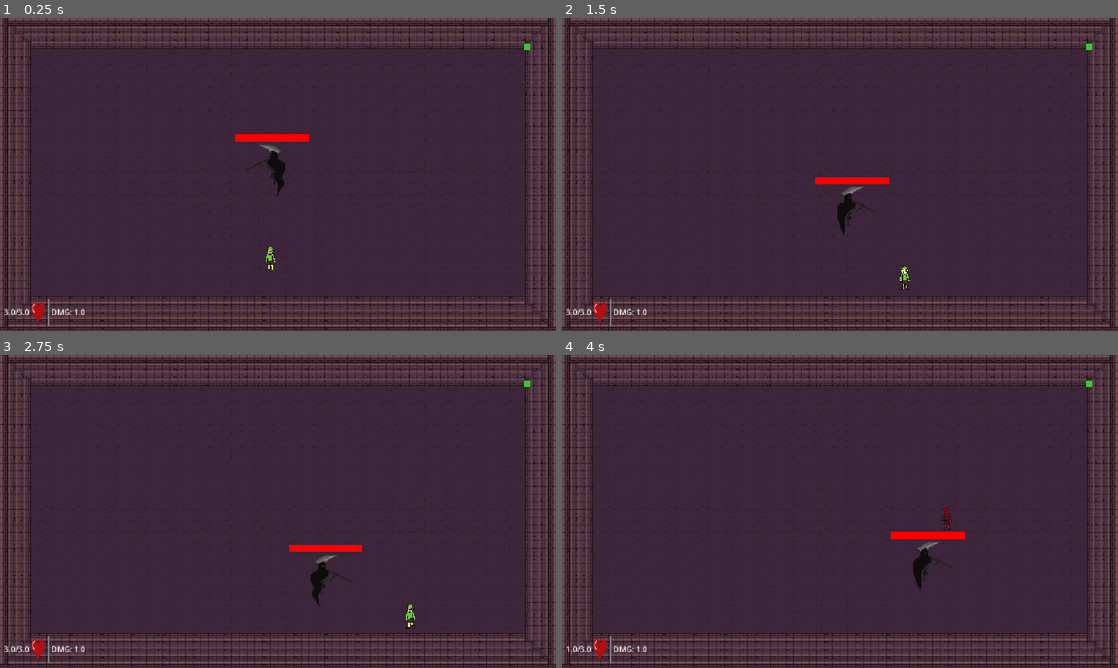
Above: before the commit, frames 1-4 (two rows, left to right).
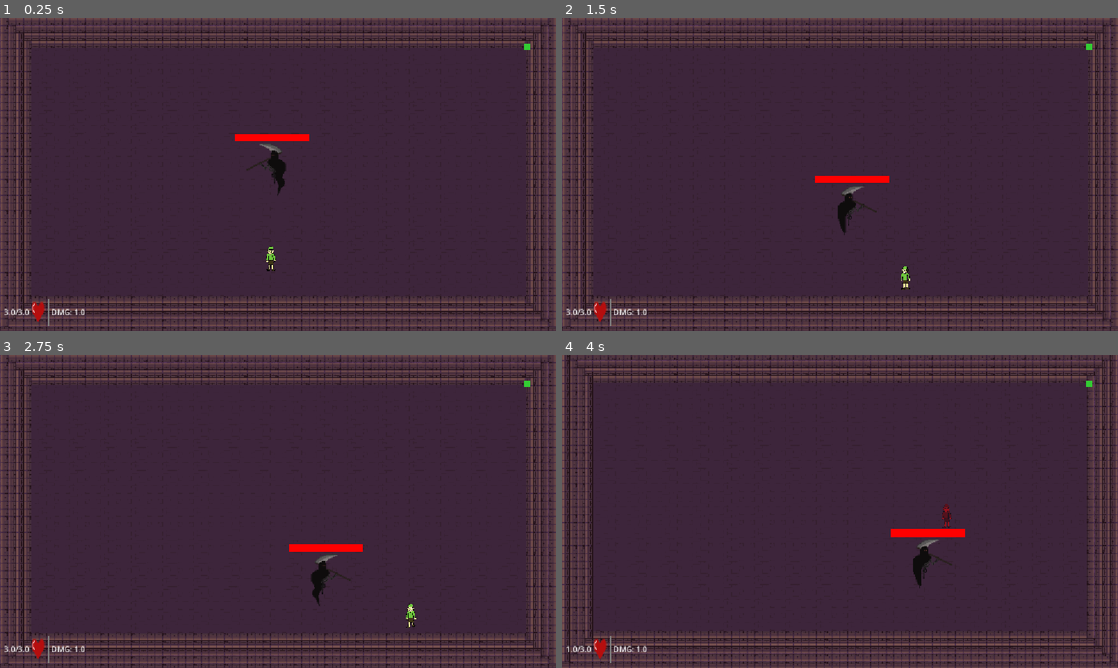
Above: after the commit, the same moments.

Repository: aradaynt/ZeldaRogueLite
Game: Godot game, scene res://scenes/treasure_room_1.tscn
Two runs of this game, one before a commit and one after it. Both use one fixed random seed, a clock stepped at 60 frames per second and the inputs below. This scene is started directly instead of the project's main scene. The engine's default icon, where the game draws it, is replaced by a stand-in: a white triangle on a blue panel in a dark square.
Inputs:
- Up to frame 1 (0.25 s): no input
- Up to frame 2 (1.5 s): tap Enter (ui_accept) at 0.5, 0.77 s; hold Right (ui_right) 0.53-1.28 s; hold E (attack) 0.53-1.28 s; hold Down (ui_down) from 1.28 s (still down); tap E (attack) at 1.35 s
- Up to frame 3 (2.75 s): tap Enter (ui_accept) at 1.52 s; release Down (ui_down) at 2.03 s; hold Right (ui_right) from 2.03 s (still down); hold E (attack) from 2.03 s (still down)
- Up to frame 4 (4 s): release Right (ui_right) at 2.78 s; release E (attack) at 2.78 s; hold Up (ui_up) 2.78-3.53 s; tap E (attack) at 2.85 s; tap Enter (ui_accept) at 3.02, 3.77 s; hold Left (ui_left) from 3.53 s (still down); hold E (attack) from 3.53 s (still down)

The runs differ from the first frame. In frame 1, 6.9% of the frame differs, in the area x 0-100%, y 0-100%; in frame 2, 7.0%; in frame 3, 6.9%; in frame 4, 13%.

Commit message:
Added new boss attacks, added screenshakes, added death particles to enemies

Diff:
--- a/scenes/base_room.tscn
+++ b/scenes/base_room.tscn
@@ -1,10 +1,11 @@
-[gd_scene load_steps=8 format=4 uid="uid://bdsqhf5yaphqs"]
+[gd_scene load_steps=9 format=4 uid="uid://bdsqhf5yaphqs"]
 
 [ext_resource type="Script" uid="uid://cwp4aevm3fupt" path="res://scripts/main.gd" id="1_hy5rx"]
 [ext_resource type="Texture2D" uid="uid://bhfwk8v2qt57o" path="res://assets/images/character and tileset/Dungeon_Tileset.png" id="1_ont3e"]
 [ext_resource type="PackedScene" uid="uid://dl3fxprpu0up7" path="res://scenes/door.tscn" id="2_1tp4b"]
 [ext_resource type="PackedScene" uid="uid://dhrbo4gci2ne6" path="res://scenes/player.tscn" id="3_1tp4b"]
 [ext_resource type="PackedScene" uid="uid://dmtrk3vnwnys" path="res://scenes/pause_menu.tscn" id="5_b8der"]
+[ext_resource type="Script" uid="uid://c6urdywvq8ca3" path="res://scripts/camera_2d.gd" id="6_gdux6"]
 
 [sub_resource type="TileSetAtlasSource" id="TileSetAtlasSource_hy5rx"]
 texture = ExtResource("1_ont3e")
@@ -173,3 +174,7 @@
 position = Vector2(557, 289)
 
 [node name="PauseMenu" parent="." instance=ExtResource("5_b8der")]
+
+[node name="Camera2D" type="Camera2D" parent="."]
+position = Vector2(575, 325)
+script = ExtResource("6_gdux6")
--- /dev/null
+++ b/scenes/death_particles.tscn
@@ -0,0 +1,33 @@
+[gd_scene load_steps=7 format=3 uid="uid://uiheaomeru0d"]
+
+[ext_resource type="Script" uid="uid://ddcwig1jaqdup" path="res://scripts/death_particles.gd" id="1_j5v76"]
+[ext_resource type="Texture2D" uid="uid://dux8mpvu6r3h0" path="res://assets/images/robot000.png" id="1_u27mo"]
+
+[sub_resource type="AtlasTexture" id="AtlasTexture_r62r7"]
+atlas = ExtResource("1_u27mo")
+region = Rect2(3, 57, 14, 8)
+
+[sub_resource type="Curve" id="Curve_j5v76"]
+_data = [Vector2(0, 1), 0.0, 0.0, 0, 0, Vector2(0.97461927, 0), 0.0, 0.0, 0, 0]
+point_count = 2
+
+[sub_resource type="CurveTexture" id="CurveTexture_u27mo"]
+curve = SubResource("Curve_j5v76")
+
+[sub_resource type="ParticleProcessMaterial" id="ParticleProcessMaterial_wka24"]
+particle_flag_disable_z = true
+emission_shape = 1
+emission_sphere_radius = 1.0
+initial_velocity_min = 50.0
+initial_velocity_max = 150.0
+gravity = Vector3(0, 98, 0)
+scale_curve = SubResource("CurveTexture_u27mo")
+
+[node name="DeathParticles" type="GPUParticles2D"]
+emitting = false
+amount = 40
+texture = SubResource("AtlasTexture_r62r7")
+one_shot = true
+explosiveness = 1.0
+process_material = SubResource("ParticleProcessMaterial_wka24")
+script = ExtResource("1_j5v76")
--- a/scenes/player.tscn
+++ b/scenes/player.tscn
@@ -234,7 +234,7 @@
 height = 62.0
 
 [sub_resource type="RectangleShape2D" id="RectangleShape2D_g2els"]
-size = Vector2(33.125, 148)
+size = Vector2(67.5625, 148)
 
 [sub_resource type="SpriteFrames" id="SpriteFrames_i4ail"]
 animations = [{
@@ -287,6 +287,7 @@
 scale = Vector2(0.7799999, 0.78000003)
 sprite_frames = SubResource("SpriteFrames_bj30b")
 animation = &"mace"
+speed_scale = 0.5
 
 [node name="AnimatedSprite2D" type="AnimatedSprite2D" parent="Player"]
 scale = Vector2(0.13, 0.13)
@@ -302,14 +303,14 @@
 [node name="SwordHitbox" type="Area2D" parent="Player/WeaponPivot"]
 
 [node name="CollisionShape2D" type="CollisionShape2D" parent="Player/WeaponPivot/SwordHitbox"]
-position = Vector2(70, 5)
+position = Vector2(52.78125, 5)
 shape = SubResource("RectangleShape2D_g2els")
 disabled = true
 
 [node name="WeaponAnim" type="AnimatedSprite2D" parent="Player/WeaponPivot/SwordHitbox"]
 visible = false
-position = Vector2(69.49999, 4.9999905)
-scale = Vector2(0.6599998, 0.4933333)
+position = Vector2(52.999992, 4.9999905)
+scale = Vector2(1.3199997, 0.4933333)
 sprite_frames = SubResource("SpriteFrames_i4ail")
 animation = &"sword"
 
--- a/scripts/boss.gd
+++ b/scripts/boss.gd
@@ -6,16 +6,23 @@
 
 var player = null
 
-enum State {CHASE, TELEGRAPH, ATTACK, SUMMON}
+enum State {CHASE, TELEGRAPH, ATTACK, SUMMON, TELEPORT_OUT, TELEPORT_IN, BULLET_RING}
 var current_state = State.CHASE
 var attack_range = 60.0
 
 var knockback = Vector2.ZERO
 var is_stunned = false
+
 var summon_cooldown_time = 8.0
 var summon_timer = 0.0
+
+var special_attack_cooldown = 5.0
+var special_timer = 0.0
+var dash_direction = Vector2.ZERO
+
 var spirit_scene = preload("res://scenes/spirit.tscn")
 var reward_scene = preload("res://scenes/final_Reward.tscn")
+var bullet_scene = preload("res://scenes/bullet.tscn")
 var is_dying = false
 
 @onready var health_bar = $ProgressBar
@@ -37,9 +44,16 @@
 		return
 
 	if current_state == State.CHASE:
+		# Summon Logic
 		summon_timer += delta
 		if summon_timer >= summon_cooldown_time:
 			start_summon()
+			return
+
+		special_timer += delta
+		if special_timer >= special_attack_cooldown:
+			trigger_special_attack()
+			return
 
 	match current_state:
 		State.CHASE:
@@ -51,6 +65,7 @@
 				var direction = (player.global_position - global_position).normalized()
 				velocity = direction * SPEED
 				anim.flip_h = direction.x < 0
+
 				if anim.flip_h:
 					$ScytheHitbox.position.x = -abs($ScytheHitbox.position.x)
 				else:
@@ -59,13 +74,7 @@
 				if global_position.distance_to(player.global_position) < attack_range:
 					start_attack()
 
-		State.TELEGRAPH:
-			velocity = Vector2.ZERO
-
-		State.ATTACK:
-			velocity = Vector2.ZERO
-
-		State.SUMMON:
+		State.TELEGRAPH, State.ATTACK, State.SUMMON, State.BULLET_RING, State.TELEPORT_OUT, State.TELEPORT_IN:
 			velocity = Vector2.ZERO
 
 	move_and_slide()
@@ -88,6 +97,76 @@
 
 	if current_state == State.ATTACK:
 		current_state = State.CHASE
+
+func trigger_special_attack():
+	special_timer = 0.0
+	if randf() > 0.5:
+		start_teleport()
+	else:
+		start_bullet_ring()
+
+func start_teleport():
+	current_state = State.TELEPORT_OUT
+	danger_icon.visible = true
+
+	var tween = create_tween()
+	tween.tween_property(anim, "modulate:a", 0.0, 0.4)
+
+	await tween.finished
+	if current_hp <= 0 or current_state != State.TELEPORT_OUT: return
+
+	danger_icon.visible = false
+
+	var random_angle = randf() * PI * 2
+	var teleport_offset = Vector2(cos(random_angle), sin(random_angle)) * 50.0
+
+	global_position = player.global_position + teleport_offset
+
+	var direction_to_player = (player.global_position - global_position).normalized()
+	anim.flip_h = direction_to_player.x < 0
+	if anim.flip_h:
+		$ScytheHitbox.position.x = -abs($ScytheHitbox.position.x)
+	else:
+		$ScytheHitbox.position.x = abs($ScytheHitbox.position.x)
+
+	current_state = State.TELEPORT_IN
+
+	var tween2 = create_tween()
+	tween2.tween_property(anim, "modulate:a", 1.0, 0.2)
+
+	await tween2.finished
+	if current_hp <= 0 or current_state != State.TELEPORT_IN: return
+
+	start_attack()
+
+func start_bullet_ring():
+	current_state = State.BULLET_RING
+	danger_icon.visible = true
+
+	await get_tree().create_timer(0.5).timeout
+
+	if current_hp <= 0 or current_state != State.BULLET_RING: return
+
+	danger_icon.visible = false
+
+	var num_bullets = 8
+	var angle_step = (2 * PI) / num_bullets
+
+	for i in range(num_bullets):
+		var bullet = bullet_scene.instantiate()
+		bullet.global_position = global_position
+		bullet.direction = Vector2.RIGHT.rotated(i * angle_step)
+		bullet.damage = 1.0
+
+		bullet.is_enemy_bullet = true
+
+		get_tree().current_scene.add_child(bullet)
+
+	await get_tree().create_timer(0.5).timeout
+
+	if current_hp <= 0 or current_state != State.BULLET_RING: return
+
+	current_state = State.CHASE
 
 func start_summon():
 	current_state = State.SUMMON
--- a/scripts/bullet.gd
+++ b/scripts/bullet.gd
@@ -4,17 +4,29 @@
 var direction = Vector2.ZERO
 var damage = 1.0
 
+# ADDED: This tells the bullet who it belongs to
+var is_enemy_bullet = false
+
 func _physics_process(delta):
-	position += direction *speed * delta
-
-
+	position += direction * speed * delta
 
 func _on_body_entered(body: Node2D) -> void:
-	if body.name == "Player":
-		return
+	if is_enemy_bullet:
+		# BOSS BULLET LOGIC
+		if body.is_in_group("enemy"):
+			return # Pass safely right through the boss and minions!
 
-	if body.is_in_group("enemy"):
-		if body.has_method("take_damage"):
-			body.take_damage(damage, global_position)
+		if body.name == "Player":
+			if body.has_method("take_damage"):
+				body.take_damage(damage, global_position)
+	else:
+		# PLAYER BULLET LOGIC
+		if body.name == "Player":
+			return # Pass safely through Lonk!
 
+		if body.is_in_group("enemy"):
+			if body.has_method("take_damage"):
+				body.take_damage(damage, global_position)
+
+	# Destroy the bullet after hitting its valid target (or a wall)
 	queue_free()
--- /dev/null
+++ b/scripts/camera_2d.gd
@@ -0,0 +1,18 @@
+extends Camera2D
+
+var shake_strength: float = 0.0
+var shake_fade: float = 5.0
+
+func apply_shake(random_strength: float):
+	shake_strength = random_strength
+
+func _process(delta):
+	if shake_strength > 0:
+		shake_strength = lerpf(shake_strength, 0, shake_fade * delta)
+
+		offset = Vector2(
+			randf_range(-shake_strength, shake_strength),
+			randf_range(-shake_strength, shake_strength)
+		)
+	else:
+		offset = Vector2.ZERO
--- /dev/null
+++ b/scripts/death_particles.gd
@@ -0,0 +1,5 @@
+extends GPUParticles2D
+
+func _ready():
+	emitting = true
+	finished.connect(queue_free)
--- a/scripts/enemy.gd
+++ b/scripts/enemy.gd
@@ -9,6 +9,8 @@
 @onready var hurt_sound = $HurtSound
 
 @onready var nav_agent = $NavigationAgent2D
+
+var particle_scene = preload("res://scenes/death_particles.tscn")
 
 func _physics_process(delta):
 	if is_stunned:
@@ -74,6 +76,20 @@
 		body.take_damage(1.0, global_position)
 
 func die():
+	var splat = particle_scene.instantiate()
+	player = get_tree().get_first_node_in_group("player")
+
+	if player != null:
+		var hit_direction = (global_position - player.global_position).normalized()
+
+		splat.global_position = global_position + (hit_direction * 20.0)
+
+		splat.rotation = hit_direction.angle()
+	else:
+		splat.global_position = global_position
+
+	get_tree().current_scene.add_child(splat)
+
 	remove_from_group("enemy")
 
 	var main_node = get_tree().current_scene
--- a/scripts/player.gd
+++ b/scripts/player.gd
@@ -44,8 +44,11 @@
 	var direction = Input.get_vector("ui_left", "ui_right", "ui_up", "ui_down")
 
 	if direction != Vector2.ZERO:
-		facing_direction = direction.normalized()
-		weapon_pivot.rotation = facing_direction.angle()
+		# ADDED: Only update where Lonk is aiming if he is NOT currently attacking.
+		# This locks the sword pivot (and gun aim) in place until the attack finishes.
+		if not is_attacking:
+			facing_direction = direction.normalized()
+			weapon_pivot.rotation = facing_direction.angle()
 
 	var current_speed = SPEED
 	if current_weapon == Weapon.MACE and is_attacking:
@@ -132,6 +135,7 @@
 			mace_collision.disabled = false
 			$MaceHitbox/MaceAnim.visible = true
 			$MaceHitbox/MaceAnim.play("mace")
+			get_viewport().get_camera_2d().apply_shake(15.0)
 			await get_tree().create_timer(0.5).timeout
 			$MaceHitbox/MaceAnim.visible = false
 			mace_collision.disabled = true
@@ -178,6 +182,7 @@
 		return
 
 	hurt_sound.play()
+	get_viewport().get_camera_2d().apply_shake(10.0)
 	current_hp -= amount
 	print("Lonk took Damage! HP left: ", current_hp)
 	GameManager.player_current_hp = current_hp
Not shown, changed: export_presets.cfg
Not shown, added: scripts/camera_2d.gd.uid
Not shown, added: scripts/death_particles.gd.uid
Not shown, removed: Zolda_1.2.1.console.exe
Not shown, changed: Zolda_1.2.1.exe
Not shown, changed: Zolda_1.2.1.pck
Not shown, removed: Zolda_1.2.1.sh
Not shown, changed: Zolda_1.2.1.x86_64
Not shown, added: Zolda_1.3.0.console.exe
Not shown, added: Zolda_1.3.0.exe
Not shown, added: Zolda_1.3.0.pck
Not shown, added: Zolda_1.3.0.sh
(and 2 more such lines)
